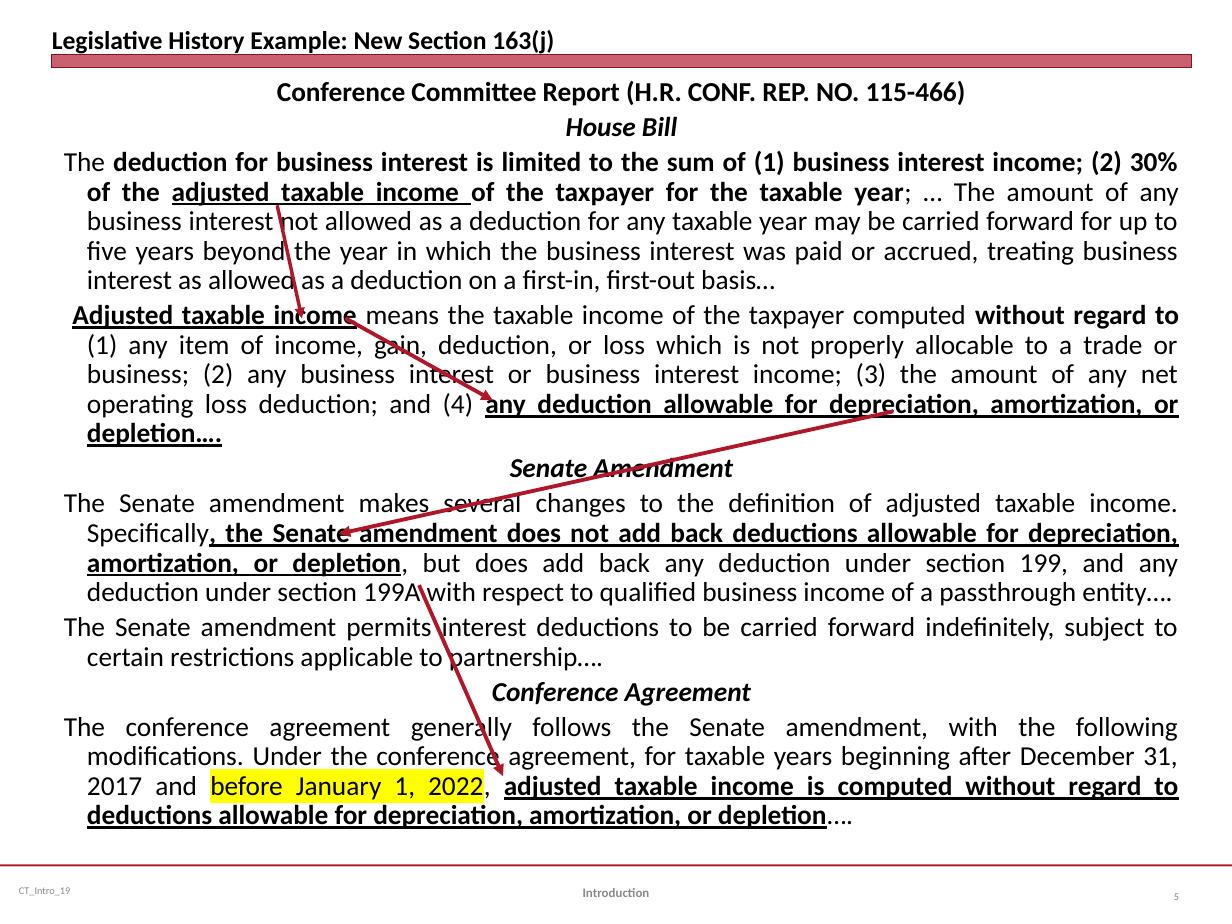
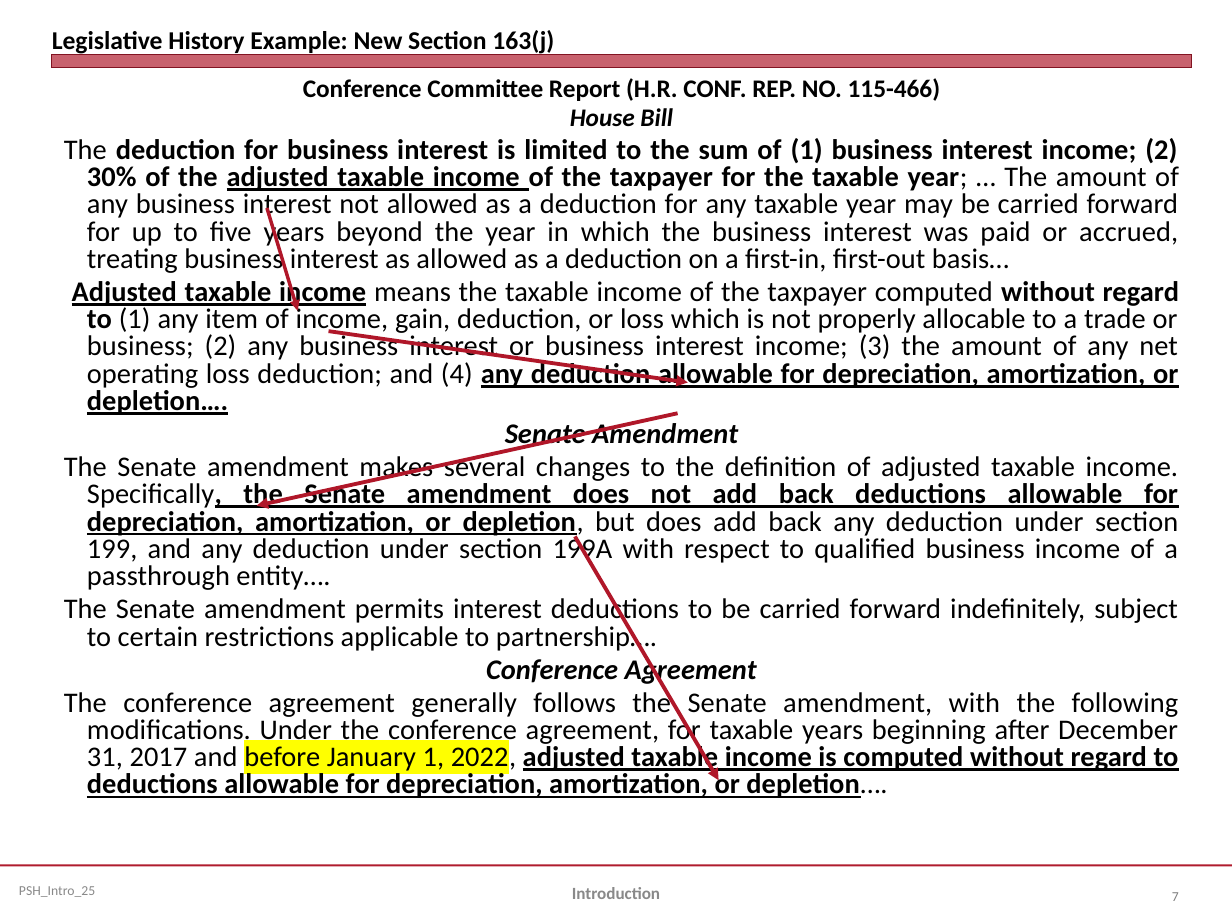
Before and after one commit to jmc877/Partnership-Tax, a slide deck: slide 7 of slides/PSH_Introduction_25.pptx (slide 5 before the commit). Drawn at 1232x924 pixels with LibreOffice and Linux fonts; fonts in the diff are those of the drawing. Boxes give left, top, right and bottom in pixels: in the first picture for what was removed or moved away, otherwise in the second. Text is boxed around its words. In the diff, an @@ line names an element or a change of style, - is before the commit and + after.

```diff
--- a/slides/PSH_Introduction_25.pptx
+++ b/slides/PSH_Introduction_25.pptx
@@ text "Conference Committee Report (H.R. CONF. ..." at (x1=64, y1=78, x2=1179, y2=798): size 16 to 14.8 pt in "Conference Committee Report (H.R. CONF. REP. NO. ...", "House Bill"; size 16 to 16.6 pt; line spacing 0.9 to 0.8 @@
@@ arrow moved from (277, 206) - (302, 318) to (267, 208) - (298, 310) @@
@@ arrow moved from (345, 318) - (493, 400) to (329, 331) - (687, 382) @@
@@ arrow moved from (893, 411) - (339, 533) to (678, 413) - (256, 505) @@
@@ arrow moved from (419, 585) - (503, 776) to (575, 536) - (718, 780) @@
@@ text "Introduction" at (x1=572, y1=887, x2=660, y2=899): size 7.5 to 10 pt @@
@@ text at (x1=19, y1=886, x2=95, y2=897): text changed; size 6 to 8 pt @@
-CT_Intro_19
+PSH_Intro_25
@@ page number at (x1=1172, y1=892, x2=1179, y2=901): text changed; size 6 to 8 pt @@
-5
+7
```
Also in this commit, not shown: 4 other slides changed, 2 slides added, 1 other file.
